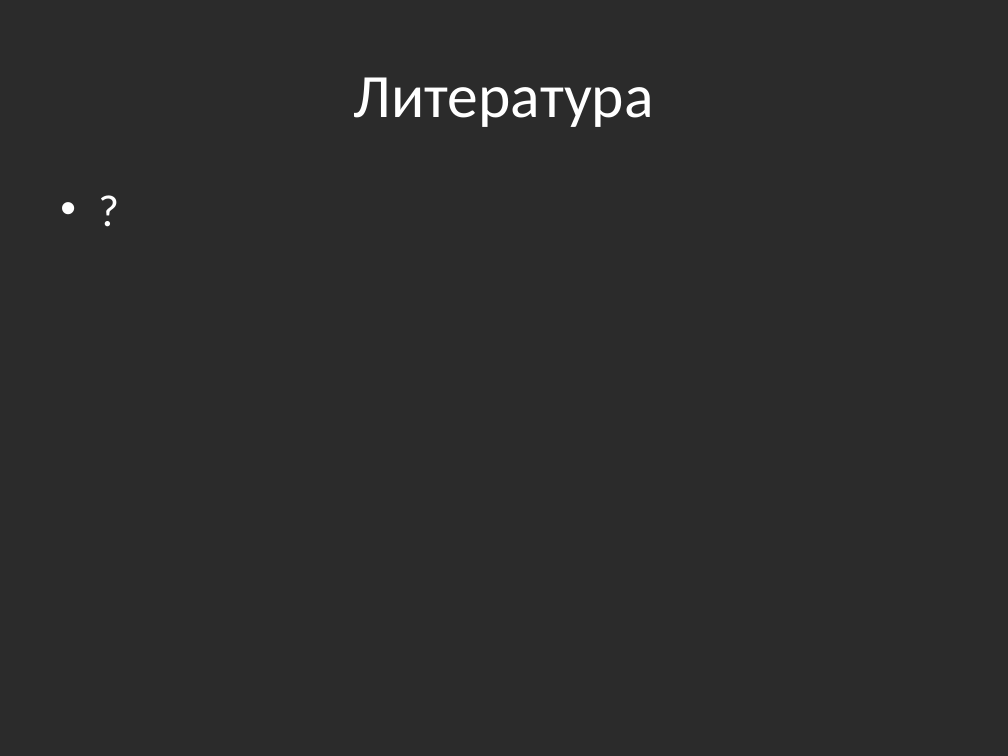
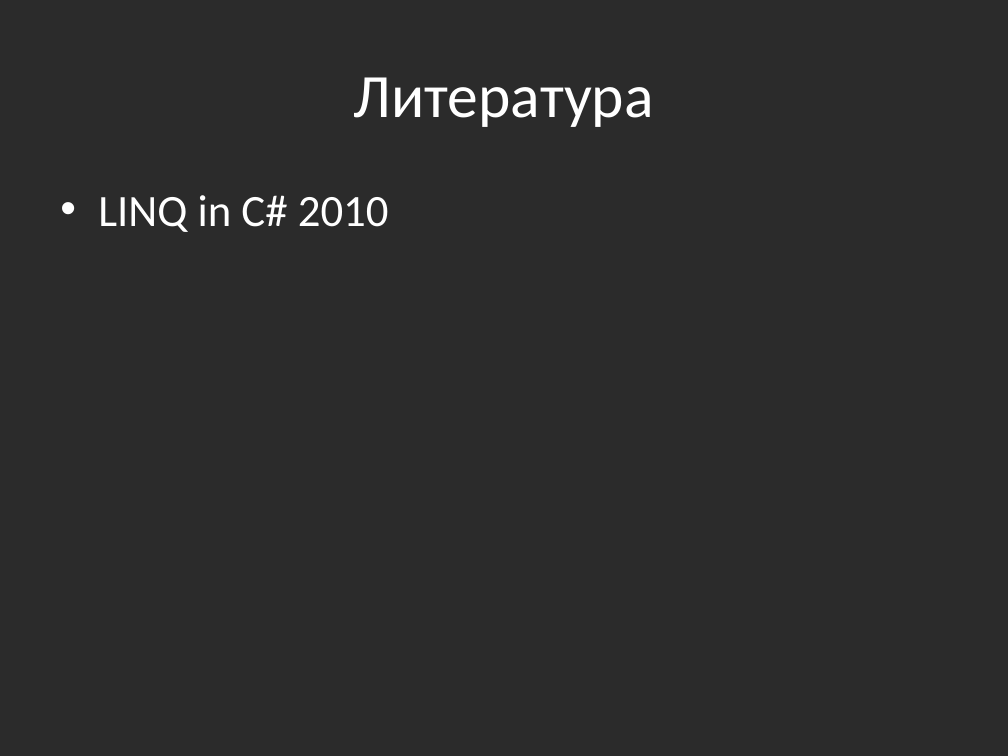
Before and after one commit to bazile/Training, a slide deck: slide 2 of Presentation/lesson-11.pptx. Drawn at 1008x756 pixels with LibreOffice and Linux fonts; fonts in the diff are those of the drawing; background and template pictures are left out; a plain dark background stands for a picture behind light text. Boxes give left, top, right and bottom in pixels: in the first picture for what was removed or moved away, otherwise in the second. Text is boxed around its words. In the diff, an @@ line names an element or a change of style, - is before the commit and + after.

Commit message:
Removed vk link from LINQ presentation

```diff
--- a/Presentation/lesson-11.pptx
+++ b/Presentation/lesson-11.pptx
@@ text at bbox=[98, 195, 389, 232]: text changed @@
-• ?
+• LINQ in C# 2010
```
Also in this commit, not shown: 1 other slide changed.
